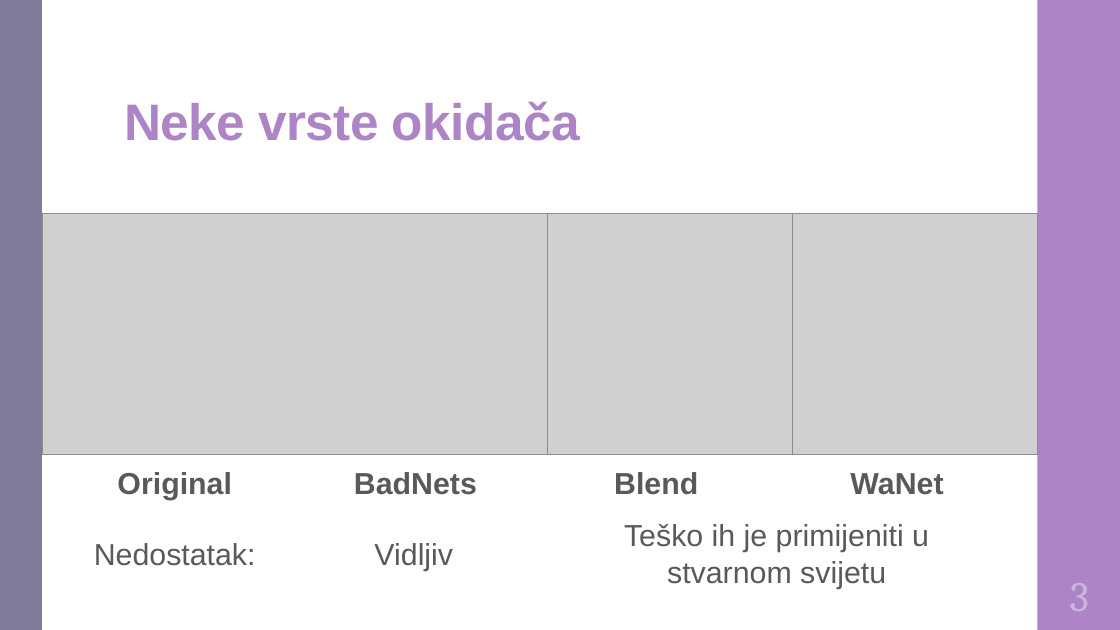
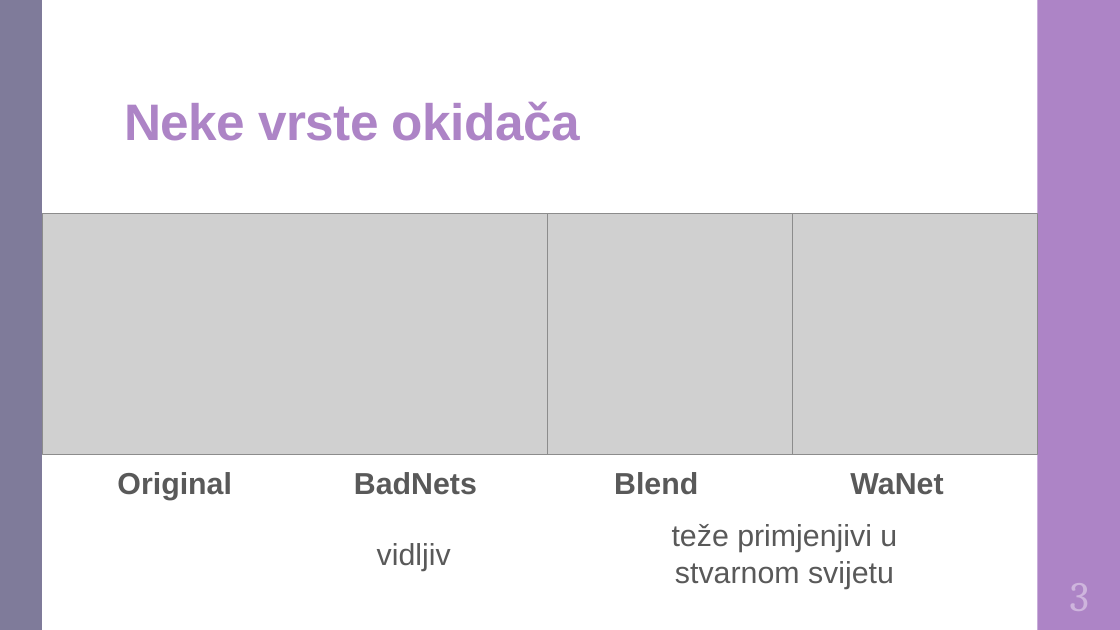
Before and after one commit to DomJamb/Diplomski-Rad-Doku, a slide deck: slide 5 of Prezentacija/Varijacijsko učenje na zašumljenim oznakama.pptx. Drawn at 1120x630 pixels with LibreOffice and Linux fonts; fonts in the diff are those of the drawing; grey boxes stand for pictures. Boxes give left, top, right and bottom in pixels: in the first picture for what was removed or moved away, otherwise in the second. Text is boxed around its words. In the diff, an @@ line names an element or a change of style, - is before the commit and + after.

```diff
--- a/Prezentacija/Varijacijsko učenje na zašumljenim oznakama.pptx
+++ b/Prezentacija/Varijacijsko učenje na zašumljenim oznakama.pptx
@@ text at (x1=672, y1=524, x2=897, y2=589): text changed @@
-Teško ih je primijeniti u stvarnom svijetu
+teže primjenjivi u stvarnom svijetu
@@ text removed at (x1=94, y1=543, x2=256, y2=566) @@
-Nedostatak:
@@ text at (x1=377, y1=543, x2=451, y2=571): text changed @@
-Vidljiv
+vidljiv
```
Also in this commit, not shown: 5 other slides changed, 1 other file.
